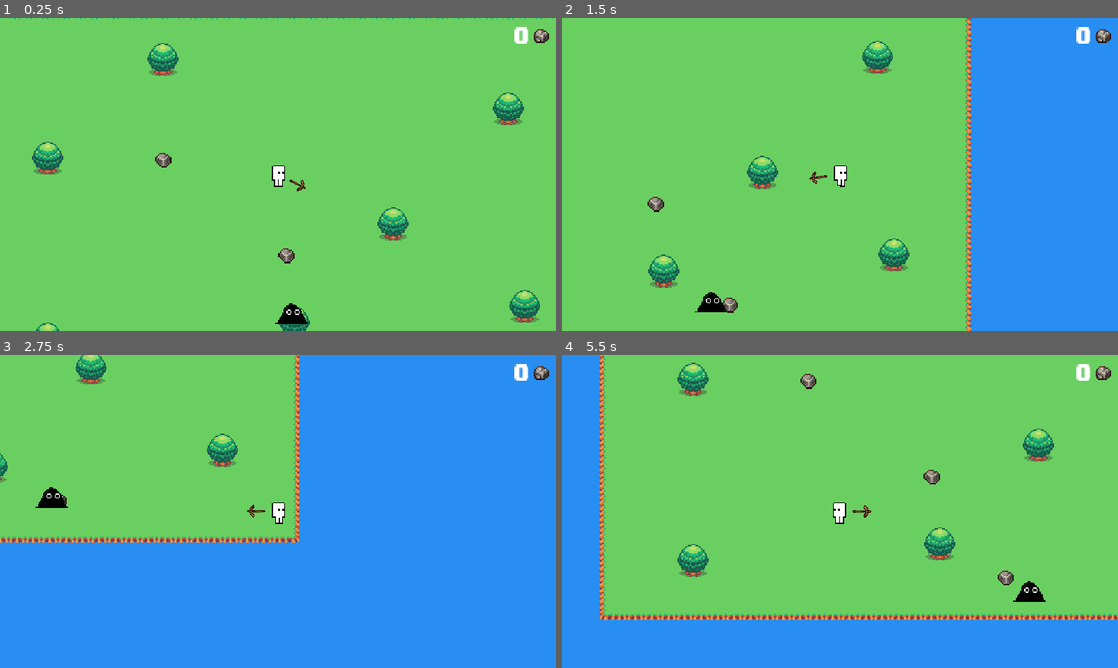
Above: before the commit, frames 1-4 (two rows, left to right).
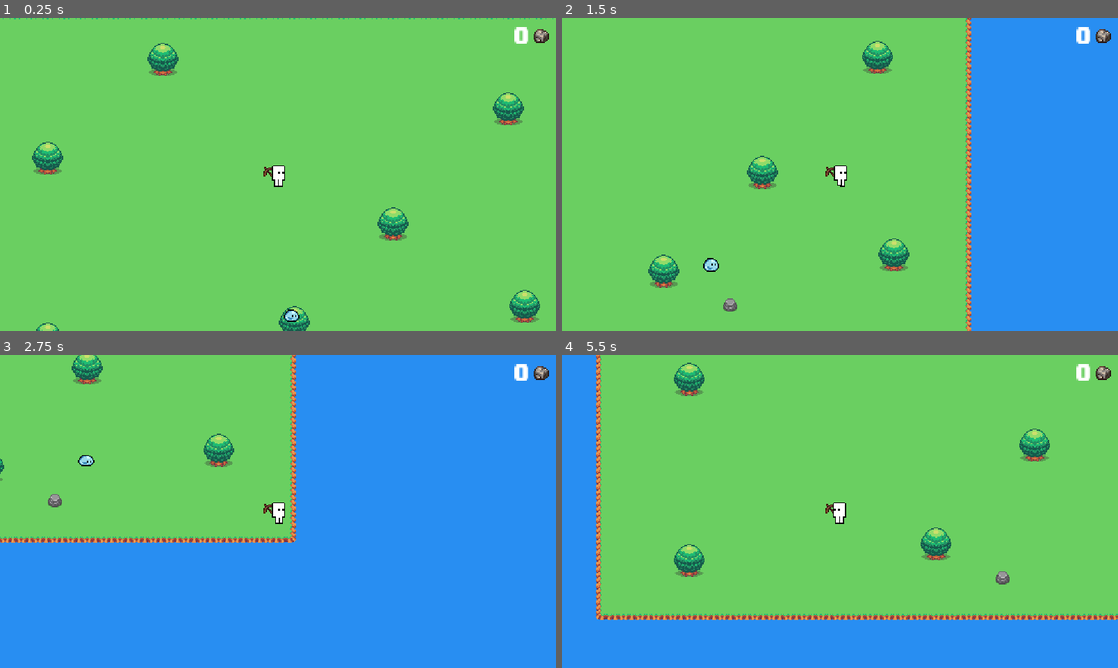
Above: after the commit, the same moments.

Repository: iglobruhka/Creatory2
Game: Godot game, scene res://MainScene.tscn
The game is run twice, just before and just after one commit, with the same random seed, the same clock (stepped at 60 frames per second) and the same inputs.
Inputs (mouse positions are in pixels of both pictures, inside the frame that each line leads up to):
- Up to frame 1 (0.25 s): no input
- Up to frame 2 (1.5 s): move the mouse to (845, 255) at 0.52 s; hold Right (ui_right) 0.53-1.28 s; click (845, 255) at 0.6 s; move the mouse to (728, 190) at 1.27 s; hold Down (ui_down) from 1.28 s (still down); click (728, 190) at 1.35 s
- Up to frame 3 (2.75 s): move the mouse to (166, 511) at 2.02 s; release Down (ui_down) at 2.03 s; hold Right (ui_right) from 2.03 s (still down); click (166, 511) at 2.1 s
- Up to frame 4 (5.5 s): move the mouse to (812, 574) at 2.77 s; release Right (ui_right) at 2.78 s; hold Up (ui_up) 2.78-3.53 s; click (812, 574) at 2.85 s; move the mouse to (1006, 558) at 3.52 s; hold Left (ui_left) 3.53-5.03 s; click (1006, 558) at 3.6 s; move the mouse to (606, 498) at 4.27 s; click (606, 498) at 4.35 s; move the mouse to (867, 511) at 5.02 s; hold Down (ui_down) from 5.03 s (still down); click (867, 511) at 5.1 s

The runs differ from the first frame. In frame 1, 0.5% of the frame differs, in the area x 27-56%, y 43-98%; in frame 2, 0.6%; in frame 3, 2.9%; in frame 4, 4.7%, in the area x 6-100%, y 0-85%.

Commit message:
slime2.0
Обнова для слизней

Diff:
--- a/Creature/MainScene.tscn
+++ b/Creature/MainScene.tscn
@@ -7,11 +7,9 @@
 [ext_resource type="Texture2D" uid="uid://dwh7olhn2s483" path="res://Free Version/Spritesheet/Tilesets - Grassland/Filler - Grassland.png" id="3_8s0at"]
 [ext_resource type="Texture2D" uid="uid://frufij4f1u8k" path="res://Free Version/Spritesheet/Objects - Grassland/Flowers.png" id="4_8ygnu"]
 [ext_resource type="Texture2D" uid="uid://bllgj7i325rk" path="res://Free Version/Spritesheet/Objects - Grassland/Grasses-Sheet.png" id="5_wqrcm"]
-[ext_resource type="PackedScene" uid="uid://cdjtceaei2wte" path="res://scene/stone.tscn" id="6_607ax"]
 [ext_resource type="Texture2D" uid="uid://cobxrfi24n2vk" path="res://Free Version/Spritesheet/Objects - Grassland/Rock.png" id="6_jnfb7"]
 [ext_resource type="Texture2D" uid="uid://d4jxj2s55pnuc" path="res://Free Version/Spritesheet/Objects - Grassland/Trees.png" id="7_3yfxd"]
 [ext_resource type="Texture2D" uid="uid://bbrubdkg4jm7i" path="res://sprite/PlayerAnim-Sheet.png" id="10_gp04o"]
-[ext_resource type="Script" path="res://scripts/ToolsRotate.gd" id="11_xx1jk"]
 [ext_resource type="Texture2D" uid="uid://ci018t121igg" path="res://sprite/Tools Asset 16x16/Tools Asset 16x16/00.png" id="12_6doje"]
 [ext_resource type="FontFile" uid="uid://8aa23xk0j1qx" path="res://font/dead-hammer.otf" id="13_02ntd"]
 [ext_resource type="Script" path="res://StoneKolVo.gd" id="14_db3cp"]
@@ -280,7 +278,7 @@
 sources/6 = SubResource("TileSetAtlasSource_yktk0")
 
 [sub_resource type="RectangleShape2D" id="RectangleShape2D_scubs"]
-size = Vector2(20, 11)
+size = Vector2(13, 14)
 
 [sub_resource type="Animation" id="Animation_asfe4"]
 resource_name = "PlayerRun"
@@ -319,6 +317,10 @@
 "RESET": SubResource("Animation_dglcc")
 }
 
+[sub_resource type="CapsuleShape2D" id="CapsuleShape2D_4j04p"]
+radius = 7.0
+height = 20.0
+
 [node name="Node2D" type="Node2D"]
 script = ExtResource("1_q0a6g")
 
@@ -339,9 +341,16 @@
 script = ExtResource("1_l7qh8")
 
 [node name="CollisionShape2D" type="CollisionShape2D" parent="Player"]
-visible = false
-position = Vector2(0, 6.5)
+position = Vector2(0.5, 3)
+scale = Vector2(0.9, 0.9)
 shape = SubResource("RectangleShape2D_scubs")
+
+[node name="Tools" type="Node2D" parent="Player"]
+
+[node name="Sprite2D" type="Sprite2D" parent="Player/Tools"]
+position = Vector2(-8, -1)
+rotation = -1.52707
+texture = ExtResource("12_6doje")
 
 [node name="Sprite2D" type="Sprite2D" parent="Player"]
 position = Vector2(0, -4)
@@ -350,18 +359,6 @@
 
 [node name="Camera2D" type="Camera2D" parent="Player"]
 zoom = Vector2(2.13, 2.13)
-
-[node name="Tools" type="Node2D" parent="Player"]
-
-[node name="Marker2D" type="Marker2D" parent="Player/Tools"]
-script = ExtResource("11_xx1jk")
-
-[node name="Marker2D" type="Marker2D" parent="Player/Tools/Marker2D"]
-
-[node name="Sprite2D" type="Sprite2D" parent="Player/Tools/Marker2D/Marker2D"]
-position = Vector2(22, 0)
-rotation = 0.785398
-texture = ExtResource("12_6doje")
 
 [node name="StoneKolVo" type="Label" parent="Player"]
 offset_left = 206.0
@@ -384,8 +381,20 @@
 }
 speed_scale = 2.0
 
-[node name="Stone3" parent="." instance=ExtResource("6_607ax")]
-position = Vector2(8, 80)
-
-[node name="Stone4" parent="." instance=ExtResource("6_607ax")]
-position = Vector2(-112, -13)
+[node name="ProgressBar" type="ProgressBar" parent="Player"]
+modulate = Color(1, 0, 0, 1)
+offset_left = -12.0
+offset_top = -16.0
+offset_right = 12.0
+offset_bottom = -12.0
+max_value = 20.0
+rounded = true
+show_percentage = false
+
+[node name="HpCollider" type="Area2D" parent="Player"]
+
+[node name="CollisionShape2D" type="CollisionShape2D" parent="Player/HpCollider"]
+position = Vector2(0.3, 3)
+shape = SubResource("CapsuleShape2D_4j04p")
+
+[connection signal="body_entered" from="Player/HpCollider" to="Player" method="_on_hp_collider_body_entered"]
--- /dev/null
+++ b/Creature/scene/death.tscn
@@ -0,0 +1,47 @@
+[gd_scene load_steps=3 format=3 uid="uid://b3fi1r0y40wb7"]
+
+[ext_resource type="FontFile" uid="uid://8aa23xk0j1qx" path="res://font/dead-hammer.otf" id="1_5cat3"]
+[ext_resource type="Script" path="res://scripts/deathMenu.gd" id="1_wbhqn"]
+
+[node name="Death" type="Node2D"]
+script = ExtResource("1_wbhqn")
+
+[node name="ColorRect" type="ColorRect" parent="."]
+offset_left = -18.0
+offset_top = -18.0
+offset_right = 1169.0
+offset_bottom = 670.0
+color = Color(0, 0, 0, 1)
+
+[node name="Label" type="Label" parent="."]
+offset_left = 237.0
+offset_top = 9.0
+offset_right = 957.0
+offset_bottom = 149.0
+theme_override_fonts/font = ExtResource("1_5cat3")
+theme_override_font_sizes/font_size = 50
+text = "Вы проиграли"
+
+[node name="Restart" type="Button" parent="."]
+self_modulate = Color(1, 1, 1, 0)
+offset_left = 417.0
+offset_top = 513.0
+offset_right = 749.0
+offset_bottom = 639.0
+theme_override_colors/font_color = Color(1, 1, 1, 1)
+theme_override_fonts/font = ExtResource("1_5cat3")
+theme_override_font_sizes/font_size = 20
+text = "переиграть"
+
+[node name="Label" type="Label" parent="Restart"]
+layout_mode = 0
+offset_left = 39.0
+offset_top = 30.0
+offset_right = 281.0
+offset_bottom = 86.0
+theme_override_colors/font_color = Color(1, 1, 1, 1)
+theme_override_fonts/font = ExtResource("1_5cat3")
+theme_override_font_sizes/font_size = 20
+text = "переиграть"
+
+[connection signal="pressed" from="Restart" to="." method="_on_restart_pressed"]
--- a/Creature/scene/enemy.tscn
+++ b/Creature/scene/enemy.tscn
@@ -1,66 +1,48 @@
 [gd_scene load_steps=7 format=3 uid="uid://5uepu42hkxrh"]
 
 [ext_resource type="Script" path="res://scripts/Enemy.gd" id="1_x50rf"]
-[ext_resource type="Texture2D" uid="uid://b3pgu06ecgbuh" path="res://sprite/slimeSheet.png" id="2_56u1w"]
+[ext_resource type="Texture2D" uid="uid://b6bsjfv0o06t6" path="res://sprite/slime/mini (1).png" id="2_ee3l7"]
+[ext_resource type="Texture2D" uid="uid://d2jdrkgw512ta" path="res://sprite/slime/mini (2).png" id="3_vx6ib"]
+[ext_resource type="Texture2D" uid="uid://c78exce8cbjq7" path="res://sprite/slime/mini (3).png" id="4_n8kid"]
 
 [sub_resource type="RectangleShape2D" id="RectangleShape2D_f8cqg"]
-size = Vector2(28, 13)
+size = Vector2(14, 12)
 
-[sub_resource type="Animation" id="Animation_tlaja"]
-length = 0.001
-tracks/0/type = "value"
-tracks/0/imported = false
-tracks/0/enabled = true
-tracks/0/path = NodePath("Sprite2D:frame")
-tracks/0/interp = 1
-tracks/0/loop_wrap = true
-tracks/0/keys = {
-"times": PackedFloat32Array(0),
-"transitions": PackedFloat32Array(1),
-"update": 1,
-"values": [0]
-}
-
-[sub_resource type="Animation" id="Animation_5bfkn"]
-resource_name = "slimeRunAnim"
-tracks/0/type = "value"
-tracks/0/imported = false
-tracks/0/enabled = true
-tracks/0/path = NodePath("Sprite2D:frame")
-tracks/0/interp = 1
-tracks/0/loop_wrap = true
-tracks/0/keys = {
-"times": PackedFloat32Array(0, 0.1, 0.2, 0.3, 0.4, 0.5),
-"transitions": PackedFloat32Array(1, 1, 1, 1, 1, 1),
-"update": 1,
-"values": [0, 1, 2, 3, 4, 5]
-}
-
-[sub_resource type="AnimationLibrary" id="AnimationLibrary_l0hwa"]
-_data = {
-"RESET": SubResource("Animation_tlaja"),
-"slimeRunAnim": SubResource("Animation_5bfkn")
-}
+[sub_resource type="SpriteFrames" id="SpriteFrames_pj2c8"]
+animations = [{
+"frames": [{
+"duration": 1.0,
+"texture": ExtResource("2_ee3l7")
+}, {
+"duration": 1.0,
+"texture": ExtResource("3_vx6ib")
+}, {
+"duration": 1.0,
+"texture": ExtResource("4_n8kid")
+}, {
+"duration": 1.0,
+"texture": ExtResource("2_ee3l7")
+}],
+"loop": true,
+"name": &"run",
+"speed": 5.0
+}]
 
 [node name="Enemy" type="CharacterBody2D"]
 z_index = 3
-collision_layer = 2
-collision_mask = 2
 script = ExtResource("1_x50rf")
 
 [node name="CollisionShape2D" type="CollisionShape2D" parent="."]
-position = Vector2(1, 8.5)
+position = Vector2(0, 8)
 shape = SubResource("RectangleShape2D_f8cqg")
-
-[node name="Sprite2D" type="Sprite2D" parent="."]
-texture = ExtResource("2_56u1w")
-hframes = 6
 
 [node name="StopTimer" type="Timer" parent="."]
 
-[node name="AnimationPlayer" type="AnimationPlayer" parent="."]
-libraries = {
-"": SubResource("AnimationLibrary_l0hwa")
-}
+[node name="AnimatedSprite2D" type="AnimatedSprite2D" parent="."]
+position = Vector2(0, 8)
+sprite_frames = SubResource("SpriteFrames_pj2c8")
+animation = &"run"
+autoplay = "run"
+frame_progress = 0.477718
 
 [connection signal="timeout" from="StopTimer" to="." method="_on_stop_timer_timeout"]
--- a/Creature/scene/stone.tscn
+++ b/Creature/scene/stone.tscn
@@ -2,7 +2,7 @@
 
 [ext_resource type="Shader" path="res://Outline.gdshader" id="1_3qnte"]
 [ext_resource type="Script" path="res://scripts/stone.gd" id="1_gsvjo"]
-[ext_resource type="Texture2D" uid="uid://bmvg8268ynfnb" path="res://Tools Asset 16x16/46.png" id="2_xuqty"]
+[ext_resource type="Texture2D" uid="uid://cobxrfi24n2vk" path="res://Free Version/Spritesheet/Objects - Grassland/Rock.png" id="3_5up87"]
 [ext_resource type="AudioStream" uid="uid://76ac1uwp60y3" path="res://audio/Break.mp3" id="3_gb546"]
 
 [sub_resource type="RectangleShape2D" id="RectangleShape2D_s6404"]
@@ -20,6 +20,7 @@
 radius = 27.0
 
 [node name="Stone" type="Node2D"]
+scale = Vector2(0.68, 0.68)
 script = ExtResource("1_gsvjo")
 
 [node name="StaticBody2D" type="StaticBody2D" parent="."]
@@ -32,7 +33,7 @@
 material = SubResource("ShaderMaterial_m4fil")
 position = Vector2(1, -1)
 scale = Vector2(1.4525, 1.4525)
-texture = ExtResource("2_xuqty")
+texture = ExtResource("3_5up87")
 
 [node name="Area2D" type="Area2D" parent="."]
 
--- a/Creature/scripts/CharacterBody2D.gd
+++ b/Creature/scripts/CharacterBody2D.gd
@@ -1,7 +1,14 @@
 extends CharacterBody2D
 
 class_name Player
+var health = 20
 @onready var animPlayr = $AnimationPlayer
+
+func _ready():
+	$ProgressBar.value = health
+	$ProgressBar.visible = false
+
+
 
 func _physics_process(delta):
 	velocity = Input.get_vector("ui_left","ui_right","ui_up","ui_down") * 250
@@ -16,3 +23,16 @@
 		animPlayr.play("PlayerRun")
 	if Input.is_action_pressed("ui_down"):
 		animPlayr.play("PlayerRun")
+
+
+func _on_hp_collider_body_entered(body):
+	if body.name == "Enemy":
+		_break()
+
+func _break():
+	$ProgressBar.visible = true
+	health -= 4
+	$ProgressBar.value = health
+	if health <= 0:
+		Resources.stone = 0
+		get_tree().change_scene_to_file("res://scene/death.tscn")
--- a/Creature/scripts/Enemy.gd
+++ b/Creature/scripts/Enemy.gd
@@ -7,8 +7,13 @@
 func _process(delta):
 	if velocity:
 		move_and_slide()
-		position.x = clamp(position.x, 0, 1000)
-		position.y = clamp(position.y, 0, 1000)
+		position.x = clamp(position.x, 0, 500)
+		position.y = clamp(position.y, 0, 500)
+
+		if velocity.x > 0:
+			$AnimatedSprite2D.flip_h = false
+		elif velocity.x < 0:
+			$AnimatedSprite2D.flip_h = true
 	wander()
 
 func set_distanse(dest):
@@ -28,8 +33,8 @@
 		var x = int(randf_range(pos.x - 150, pos.x + 150))
 		var y = int(randf_range(pos.y - 150, pos.y + 150))
 
-		x = clamp(x, 0, 1000)
-		y = clamp(y, 0, 1000)
+		x = clamp(x, 0, 500)
+		y = clamp(y, 0, 500)
 
 		set_distanse(Vector2(x,y))
 	elif velocity != Vector2():
--- /dev/null
+++ b/Creature/scripts/deathMenu.gd
@@ -0,0 +1,6 @@
+extends Node2D
+
+
+
+func _on_restart_pressed():
+	get_tree().change_scene_to_file("res://MainScene.tscn")
Not shown: 1 places in Creature/MainScene.tscn that only renumber resources
Binary file added: Creature/sprite/icon.png
Not shown, added: Creature/sprite/icon.png.import
Binary file added: Creature/sprite/slime/mini (1).png
Not shown, added: Creature/sprite/slime/mini (1).png.import
Binary file added: Creature/sprite/slime/mini (2).png
Not shown, added: Creature/sprite/slime/mini (2).png.import
Binary file added: Creature/sprite/slime/mini (3).png
Not shown, added: Creature/sprite/slime/mini (3).png.import
Binary file added: Creature/sprite/slime/mini (4).png
Not shown, added: Creature/sprite/slime/mini (4).png.import
